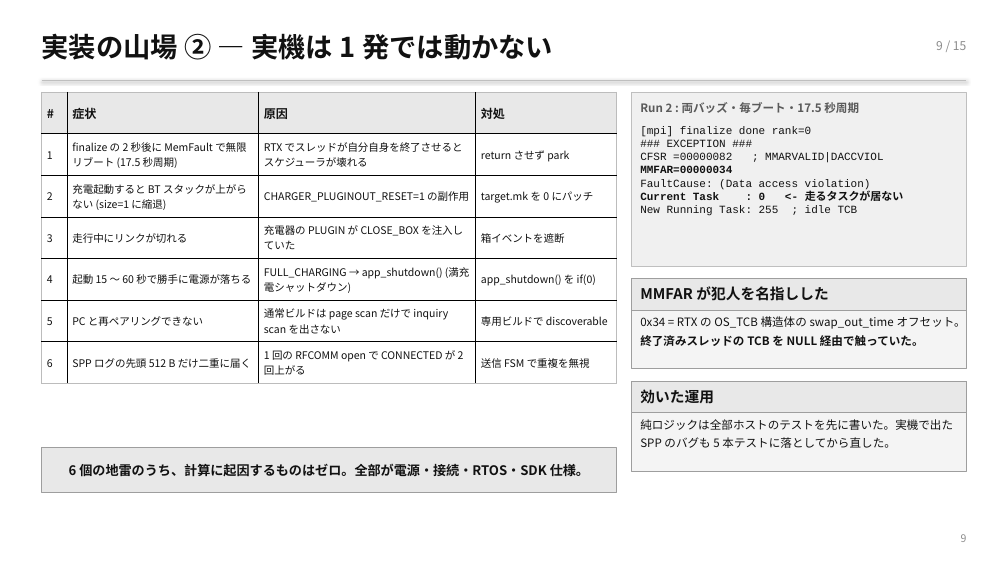
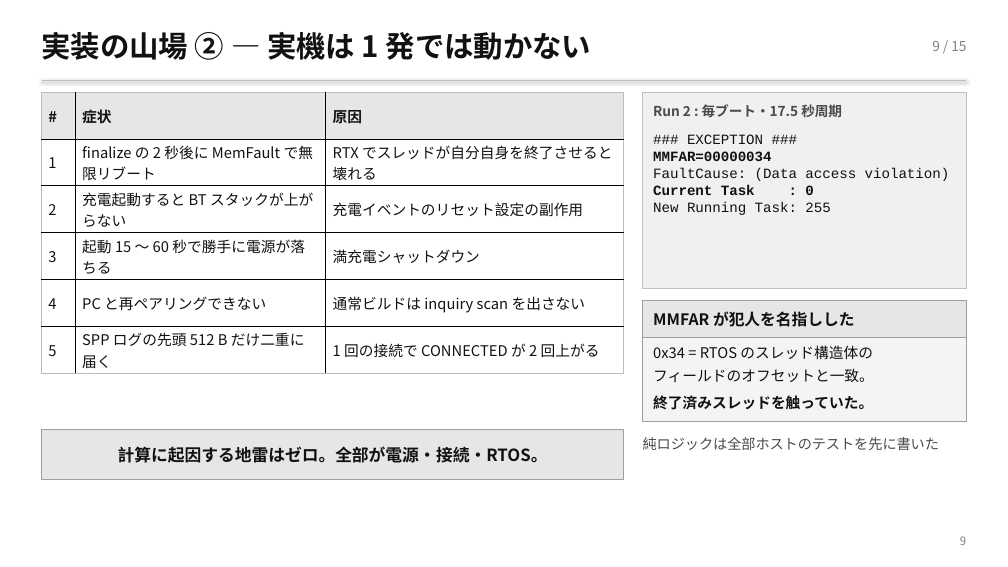
Before and after one commit to TamichiRyuto/pine-buds-cluster, a slide deck: slide 10 of slides/lt-ear-parallel.pptx. Drawn at 1008x567 pixels with LibreOffice and Linux fonts; fonts in the diff are those of the drawing. Boxes give left, top, right and bottom in pixels: in the first picture for what was removed or moved away, otherwise in the second. Text is boxed around its words. In the diff, an @@ line names an element or a change of style, - is before the commit and + after.

```diff
--- a/slides/lt-ear-parallel.pptx
+++ b/slides/lt-ear-parallel.pptx
@@ text "実装の山場 ② — 実機は 1 ..." at <box>42,32,592,60</box>: size 26 to 28 pt; more space between paragraphs @@
@@ text "9 / 15" at <box>932,41,966,51</box>: size 11.5 to 13 pt, text colour #8C8C8C to #808080; more space between paragraphs @@
@@ table at <box>42,92,624,374</box> @@
-# | 症状 | 原因 | 対処
-1 | finalize の 2 秒後に MemFault で無限リブート (17.5 秒周期) | RTX でスレッドが自分自身を終了させるとスケジューラが壊れる | return させず park
-2 | 充電起動すると BT スタックが上がらない (size=1 に縮退) | CHARGER_PLUGINOUT_RESET=1 の副作用 | target.mk を 0 にパッチ
-3 | 走行中にリンクが切れる | 充電器の PLUGIN が CLOSE_BOX を注入していた | 箱イベントを遮断
-4 | 起動 15 〜 60 秒で勝手に電源が落ちる | FULL_CHARGING → app_shutdown() (満充電シャットダウン) | app_shutdown() を if(0)
-5 | PC と再ペアリングできない | 通常ビルドは page scan だけで inquiry scan を出さない | 専用ビルドで discoverable
-6 | SPP ログの先頭 512 B だけ二重に届く | 1 回の RFCOMM open で CONNECTED が 2 回上がる | 送信 FSM で重複を無視
+# | 症状 | 原因
+1 | finalize の 2 秒後に MemFault で無限リブート | RTX でスレッドが自分自身を終了させると壊れる
+2 | 充電起動すると BT スタックが上がらない | 充電イベントのリセット設定の副作用
+3 | 起動 15 〜 60 秒で勝手に電源が落ちる | 満充電シャットダウン
+4 | PC と再ペアリングできない | 通常ビルドは inquiry scan を出さない
+5 | SPP ログの先頭 512 B だけ二重に届く | 1 回の接続で CONNECTED が 2 回上がる
@@ table: place and size @@
-table at <box>42,92,616,383</box>
+table at <box>42,92,624,374</box>
@@ rectangle: place and size @@
-rectangle at <box>631,92,966,266</box>
+rectangle at <box>643,92,966,289</box>
@@ text at <box>653,104,842,118</box>: text changed; size 11 to 13 pt; text colour #5A5A5A to #4A4A4A @@
-Run 2 : 両バッズ・毎ブート・17.5 秒周期
+Run 2 : 毎ブート・17.5 秒周期
@@ text at <box>640,126,811,137</box>: paragraph removed @@
-[mpi] finalize done rank=0
@@ text "### EXCEPTION ###": place and size @@
-text "### EXCEPTION ###" at <box>640,126,904,216</box>
+text "### EXCEPTION ###" at <box>653,134,950,215</box>
@@ text at <box>653,134,950,181</box>: size 10.5 to 13.5 pt in "### EXCEPTION ###", "MMFAR=00000034", "FaultCause: (Data access violation)" @@
@@ text at <box>640,153,883,163</box>: paragraph removed @@
-CFSR =00000082 ; MMARVALID|DACCVIOL
@@ text at <box>653,185,830,215</box>: text changed; size 10.5 to 13.5 pt @@
-Current Task : 0 <- 走るタスクが居ない
-New Running Task: 255 ; idle TCB
+Current Task : 0
+New Running Task: 255
@@ text "MMFAR が犯人を名指しした": place and size @@
-text "MMFAR が犯人を名指しした" at <box>640,286,829,301</box>
+text "MMFAR が犯人を名指しした" at <box>653,311,855,327</box>
@@ text "MMFAR が犯人を名指しした" at <box>653,311,855,327</box>: size 14 to 15 pt; more space between paragraphs @@
@@ rectangle: place and size @@
-rectangle at <box>631,278,966,369</box>
+rectangle at <box>643,301,966,422</box>
@@ rectangle: place and size @@
-rectangle at <box>631,278,966,310</box>
+rectangle at <box>643,301,966,337</box>
@@ rectangle at <box>643,301,966,337</box>: fill #E8E8E8 to #E6E6E6 @@
@@ text at <box>653,345,874,410</box>: text changed; size 11 to 14 pt @@
-0x34 = RTX の OS_TCB 構造体の swap_out_time オフセット。
-終了済みスレッドの TCB を NULL 経由で触っていた。
+0x34 = RTOS のスレッド構造体の
+フィールドのオフセットと一致。
+終了済みスレッドを触っていた。
@@ rectangle removed at <box>631,381,966,472</box> @@
@@ rectangle removed at <box>631,381,966,413</box> @@
@@ text removed at <box>640,389,714,404</box> @@
-効いた運用
@@ rectangle at <box>42,430,624,479</box>: fill #E8E8E8 to #E6E6E6 @@
@@ rectangle: place and size @@
-rectangle at <box>42,448,616,493</box>
+rectangle at <box>42,430,624,479</box>
@@ text at <box>118,446,548,463</box>: text changed; size 12.5 to 16 pt @@
-6 個の地雷のうち、計算に起因するものはゼロ。全部が電源・接続・RTOS・SDK 仕様。
+計算に起因する地雷はゼロ。全部が電源・接続・RTOS。
@@ text at <box>643,437,939,450</box>: text changed; size 11 to 13.5 pt; text colour #111111 to #4A4A4A @@
-純ロジックは全部ホストのテストを先に書いた。実機で出た
-SPP のバグも 5 本テストに落としてから直した。
+純ロジックは全部ホストのテストを先に書いた
@@ text "9" at <box>960,536,966,545</box>: size 10 to 11 pt, text colour #8C8C8C to #808080; more space between paragraphs @@
```
Also in this commit, not shown: 15 other slides changed, 2 other files.
